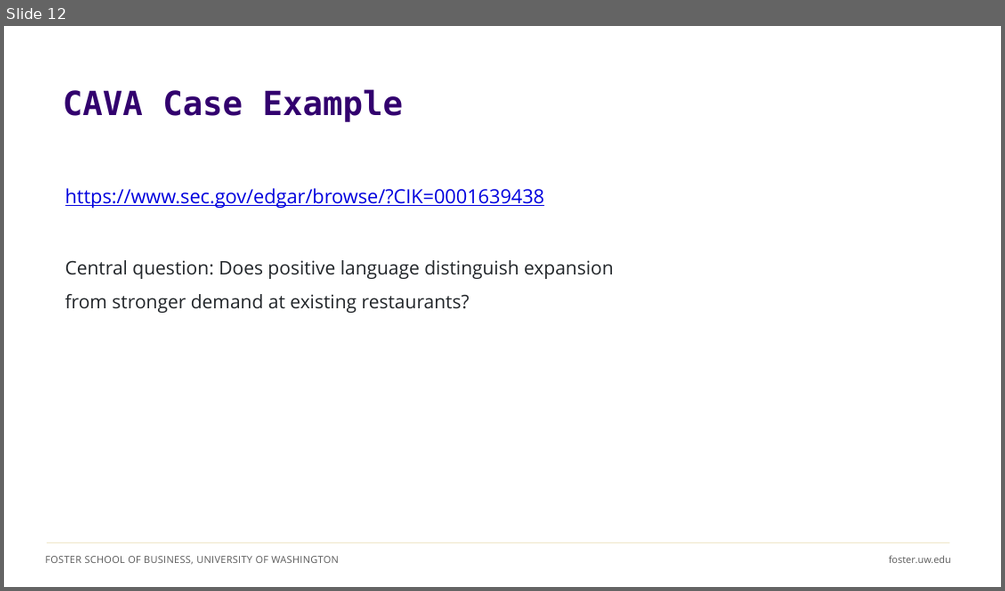
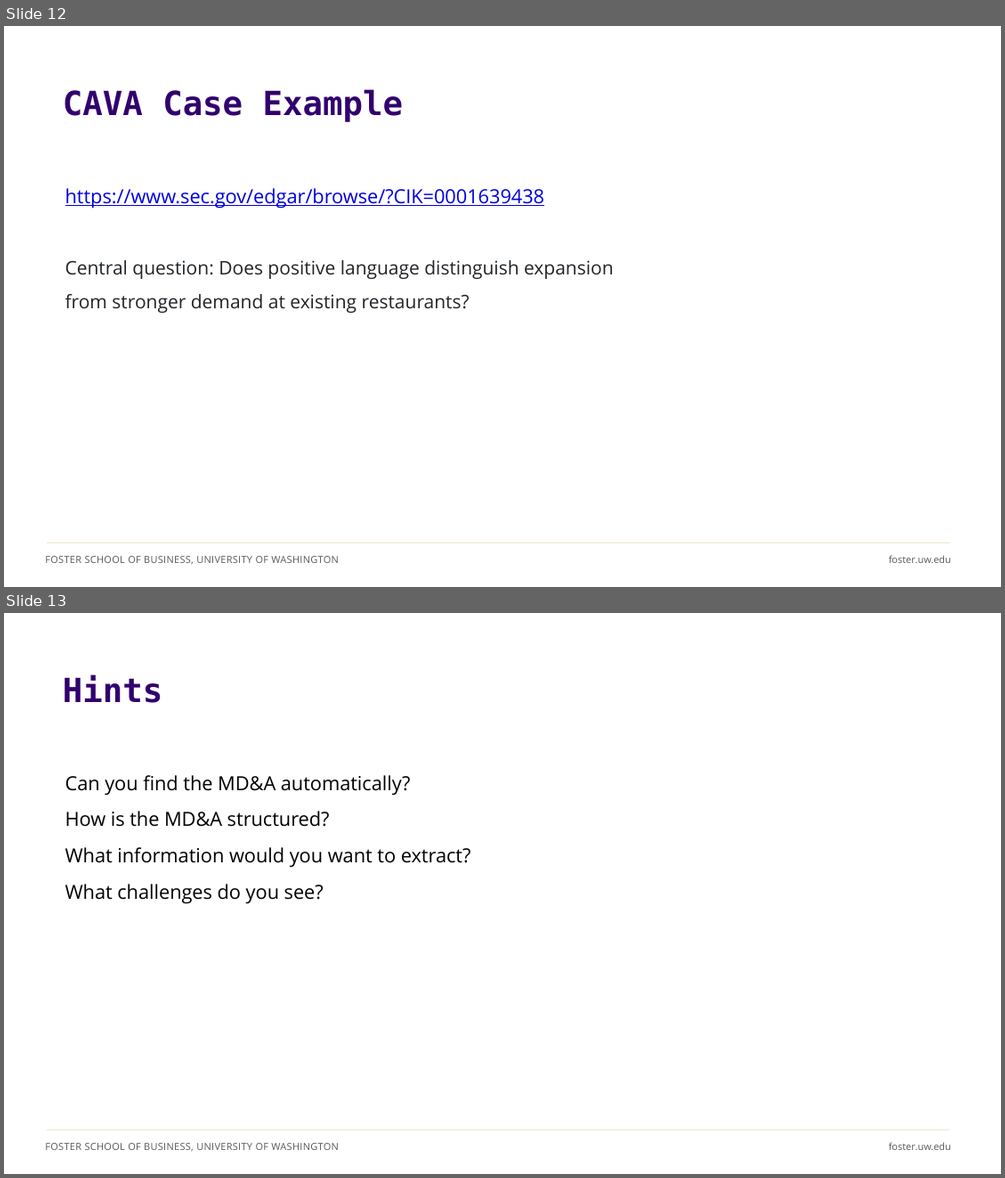
Before and after one commit to ashercurtis/slides.io, a slide deck: ACCTG522/ACCTG522Class08_2026.pptx. Shown one above the other, each under a label of ours: slide 12 before the commit, slides 12 and 13 after it. The pictures are 1005x591 and 1005x1178 pixels, drawn with LibreOffice and Linux fonts; fonts in the diff are those of the drawing. Boxes give left, top, right and bottom in pixels: in the first picture for what was removed or moved away, otherwise in the second. Text is boxed around its words. In the diff, an @@ line names an element or a change of style, - is before the commit and + after.

```diff
--- a/ACCTG522/ACCTG522Class08_2026.pptx
+++ b/ACCTG522/ACCTG522Class08_2026.pptx
@@ slide 13 added at (4, 613, 1001, 1174), background #FFFFFF; not listed: 3 template elements that a slide beside it also shows @@
@@ title added at (63, 675, 162, 703), 32 pt, text #32006E, bold @@
+Hints
@@ text added at (65, 775, 471, 904), 18.7 pt, text #000000 @@
+Can you find the MD&A automatically?
+How is the MD&A structured?
+What information would you want to extract?
+What challenges do you see?
```
Also in this commit, not shown: 2 slides changed.
